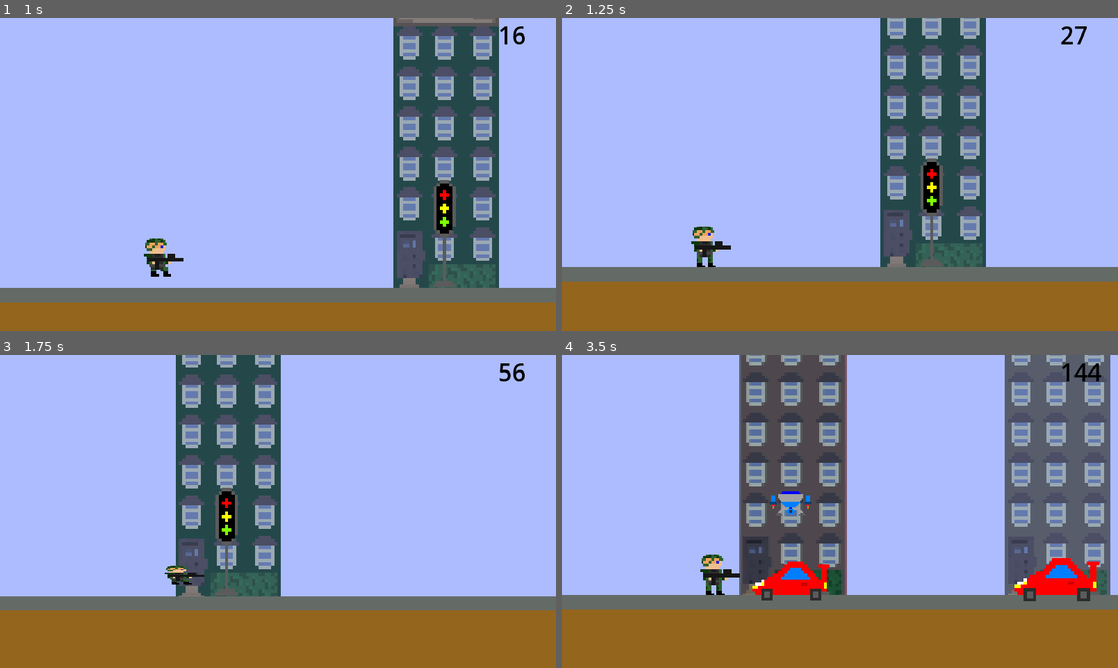
Above: before the commit, frames 1-4 (two rows, left to right).
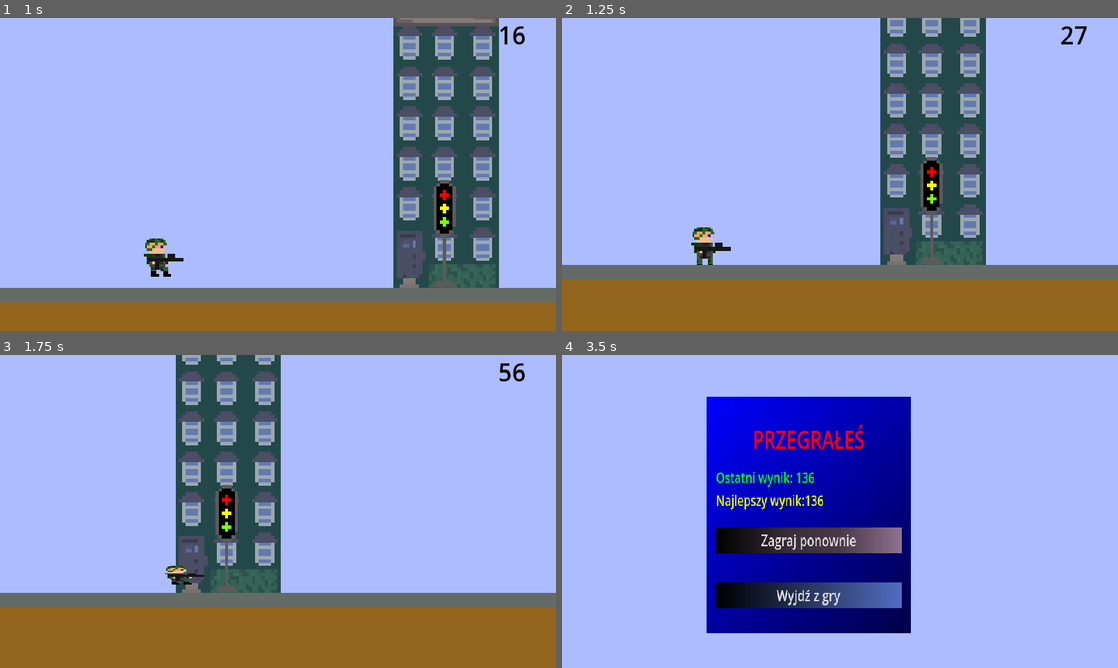
Above: after the commit, the same moments.

Repository: kir-55/Unstable
Game: Godot game, scene res://Scenes/menus/start_menu.tscn
Two runs of this game, one before a commit and one after it. Both use one fixed random seed, a clock stepped at 60 frames per second and the inputs below.
Inputs (mouse positions are in pixels of both pictures, inside the frame that each line leads up to):
- Up to frame 1 (1 s): click "Graj" at 0.5 s
- Up to frame 2 (1.25 s): no input
- Up to frame 3 (1.75 s): move the mouse to (400, 495) at 1.27 s; hold Space (up) from 1.28 s (still down); tap S (bottom) at 1.35 s; tap Shift (dash) at 1.55 s
- Up to frame 4 (3.5 s): move the mouse to (728, 527) at 2.02 s; tap Shift (dash) at 2.1, 3.05 s; tap S (bottom) at 2.3, 2.85 s; move the mouse to (895, 442) at 2.77 s; release Space (up) at 2.78 s

Frame 1 is identical in both runs. In frame 2, 3.9% of the frame differs, in the area x 0-100%, y 0-85%; in frame 3, 5.7%; in frame 4, 63%, in the area x 0-100%, y 0-100%.

Commit message:
arrow and dash cooldown fixed

Diff:
--- a/Scenes/arrow.tscn
+++ b/Scenes/arrow.tscn
@@ -5,7 +5,7 @@
 [ext_resource type="Script" path="res://Scenes/deadly_area.gd" id="2_wcbvn"]
 
 [sub_resource type="RectangleShape2D" id="RectangleShape2D_f1c21"]
-size = Vector2(6.00001, 18.3333)
+size = Vector2(3.08334, 14)
 
 [node name="Arrow" type="Sprite2D"]
 z_index = 5
@@ -20,7 +20,7 @@
 script = ExtResource("2_wcbvn")
 
 [node name="CollisionShape2D" type="CollisionShape2D" parent="Area2D"]
-position = Vector2(0.333327, -2.00001)
+position = Vector2(-0.0416695, -0.666668)
 shape = SubResource("RectangleShape2D_f1c21")
 
 [connection signal="body_entered" from="Area2D" to="Area2D" method="_on_body_entered"]
--- a/Scenes/future.tscn
+++ b/Scenes/future.tscn
@@ -112,7 +112,6 @@
 [node name="Player" parent="." node_paths=PackedStringArray("score_label") instance=ExtResource("3_1apsn")]
 DASH_SPEED_BOOST = 600.0
 DASH_DURATION = 0.2
-DASH_COOLDOWN = 1.4
 score_label = NodePath("../CanvasLayer/Label")
 
 [node name="Timer" type="Timer" parent="Player"]
--- a/Scenes/game.tscn
+++ b/Scenes/game.tscn
@@ -113,7 +113,6 @@
 [node name="Player" parent="." node_paths=PackedStringArray("score_label") instance=ExtResource("3_wxxgn")]
 DASH_SPEED_BOOST = 600.0
 DASH_DURATION = 0.2
-DASH_COOLDOWN = 1.4
 score_label = NodePath("../CanvasLayer/Label")
 
 [node name="Timer" type="Timer" parent="Player"]
--- a/Scenes/medieval.tscn
+++ b/Scenes/medieval.tscn
@@ -103,7 +103,6 @@
 [node name="Player" parent="." node_paths=PackedStringArray("score_label") instance=ExtResource("3_k3rvn")]
 DASH_SPEED_BOOST = 600.0
 DASH_DURATION = 0.2
-DASH_COOLDOWN = 1.4
 score_label = NodePath("../CanvasLayer/Label")
 
 [node name="ArrowSpawner" type="Node2D" parent="Player" node_paths=PackedStringArray("player")]
@@ -157,6 +156,7 @@
 player = NodePath("../../Player")
 line = NodePath("../Line2D")
 terrain_generator = NodePath("..")
+spawn_from = 3
 decorations = Array[ExtResource("9_y0pu7")]([SubResource("Resource_7ld4r"), SubResource("Resource_qyi53"), SubResource("Resource_44b66"), SubResource("Resource_tbkt1"), SubResource("Resource_eppxr")])
 
 [node name="Line2D" type="Line2D" parent="."]
--- a/Scripts/Player.gd
+++ b/Scripts/Player.gd
@@ -103,5 +103,7 @@
 func drop_through() -> void:
 	# Temporarily disable collision to allow dropping through platforms
 	print("works")
+	if is_dashing:
+		end_dash()
 	position.y += DROP_THROUGH_VELOCITY * get_physics_process_delta_time()
 	velocity.y = DROP_THROUGH_VELOCITY
--- a/textures/player.tscn
+++ b/textures/player.tscn
@@ -10,7 +10,7 @@
 [ext_resource type="Texture2D" uid="uid://cspxs10ugo7o2" path="res://textures/player/prawieladuj1.png" id="7_akl3b"]
 
 [sub_resource type="RectangleShape2D" id="RectangleShape2D_uu4jv"]
-size = Vector2(34, 58)
+size = Vector2(31.4286, 54)
 
 [sub_resource type="SpriteFrames" id="SpriteFrames_ob57i"]
 animations = [{
@@ -48,7 +48,8 @@
 animated_sprite = NodePath("AnimatedSprite2D")
 
 [node name="CollisionShape2D" type="CollisionShape2D" parent="."]
-position = Vector2(2, 2)
+position = Vector2(0, -0.714287)
+scale = Vector2(1, 1)
 shape = SubResource("RectangleShape2D_uu4jv")
 
 [node name="Weapon" type="Sprite2D" parent="." node_paths=PackedStringArray("timer")]
